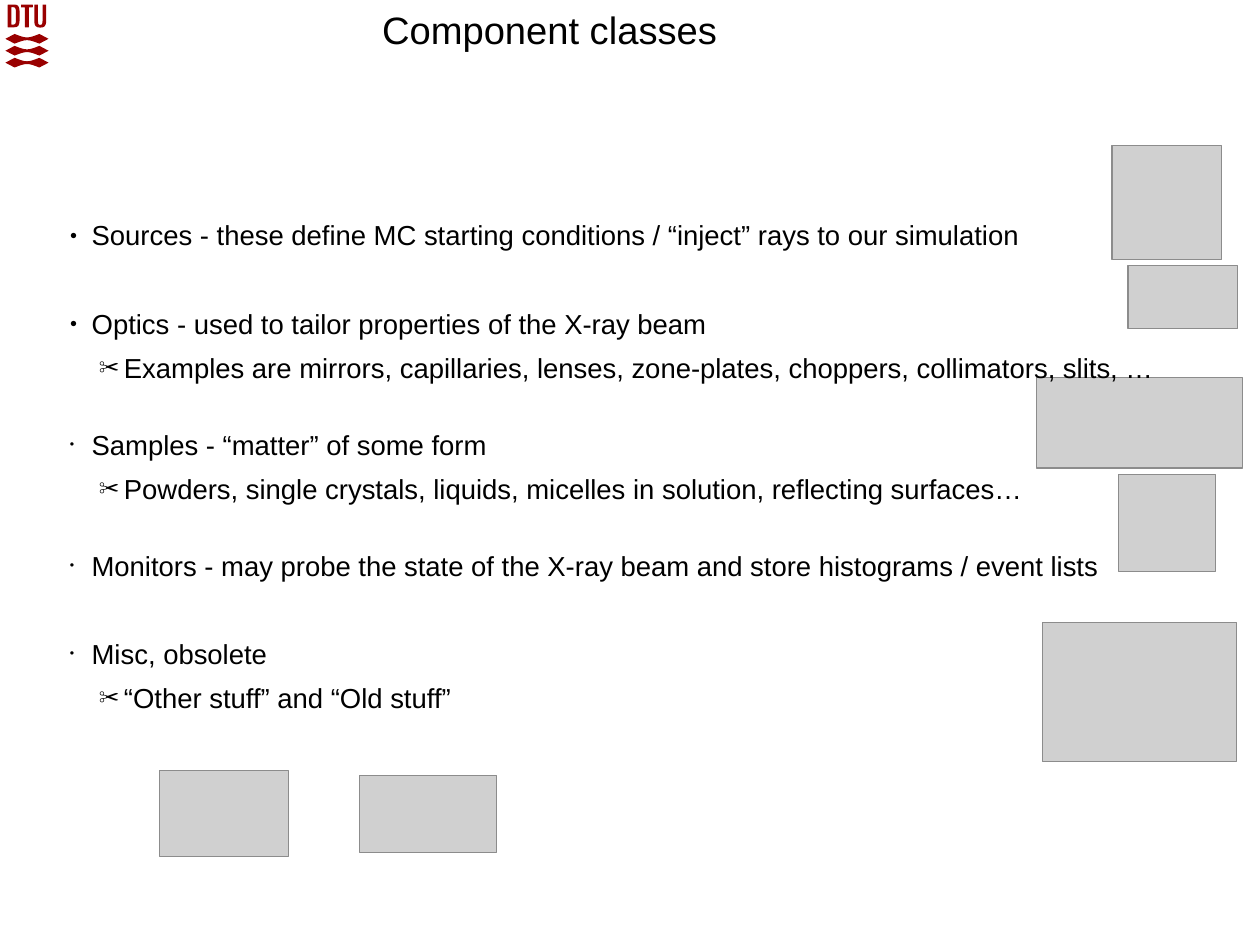
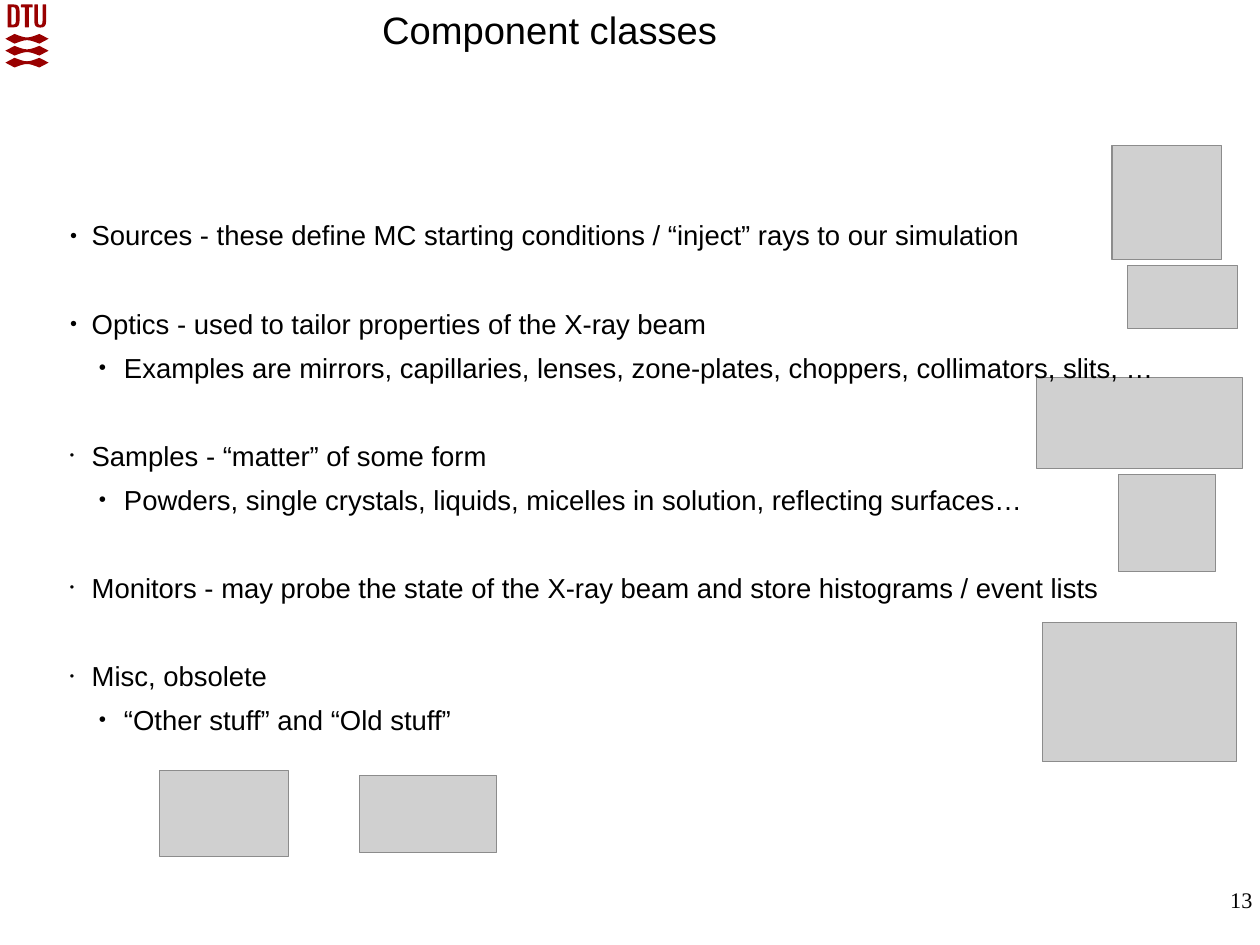
Before and after one commit to McStasMcXtrace/Schools, a slide deck: slide 13 of SOLEIL_March_2022/Day2_Thursday_March_10th/3_Components/McXtrace_component_and_instrument_concepts.pptx. Drawn at 1260x945 pixels with LibreOffice and Linux fonts; fonts in the diff are those of the drawing; grey boxes stand for pictures; background and template pictures are left out. Boxes give left, top, right and bottom in pixels: in the first picture for what was removed or moved away, otherwise in the second. Text is boxed around its words. In the diff, an @@ line names an element or a change of style, - is before the commit and + after.

```diff
--- a/SOLEIL_March_2022/Day2_Thursday_March_10th/3_Components/McXtrace_component_and_instrument_concepts.pptx
+++ b/SOLEIL_March_2022/Day2_Thursday_March_10th/3_Components/McXtrace_component_and_instrument_concepts.pptx
@@ text at bbox=[124, 358, 1118, 731]: bullet ✂ to • @@
@@ page number added at bbox=[1230, 893, 1252, 909], 14 pt, text #000000 @@
+13
```
Also in this commit, not shown: 30 other slides changed, 2 other files.
